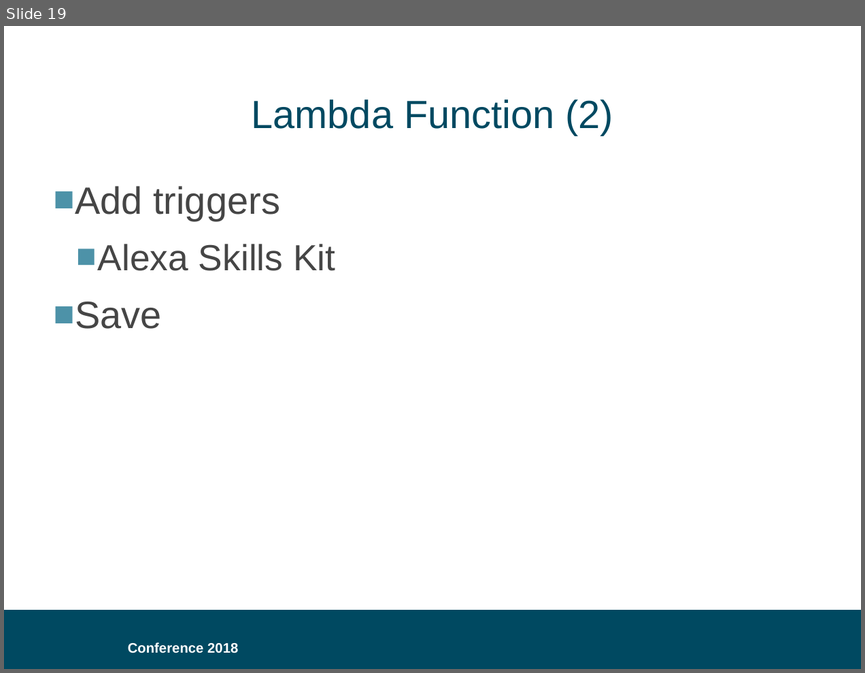
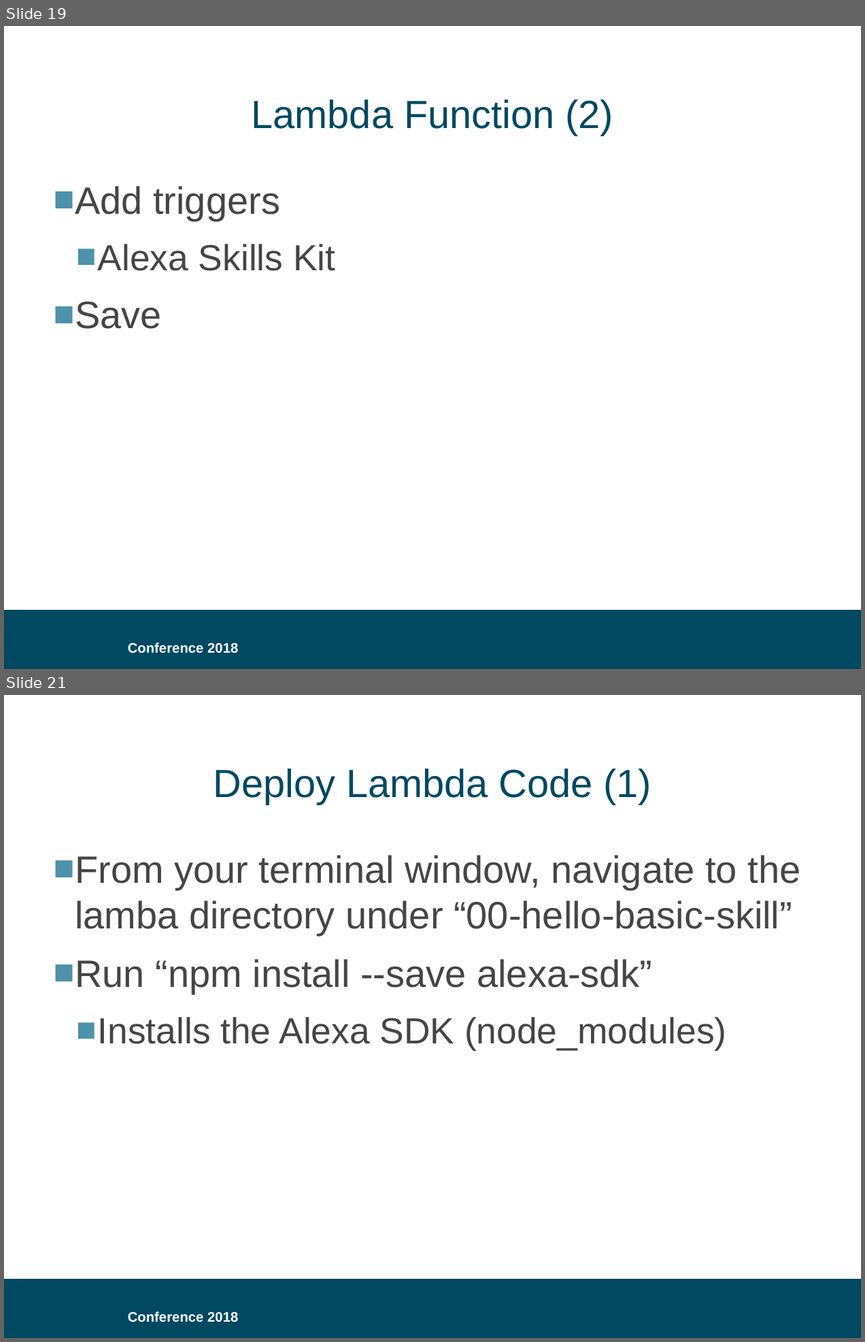
Before and after one commit to bklug/introductory-alexa-workshop, a slide deck: build-an-alexa-skill-for.pptx. Shown one above the other, each under a label of ours: slide 19 before the commit, slides 19 and 21 after it; the slides between them are not shown. The pictures are 865x673 and 865x1342 pixels, drawn with LibreOffice and Linux fonts; fonts in the diff are those of the drawing; background and template pictures are left out. Boxes give left, top, right and bottom in pixels: in the first picture for what was removed or moved away, otherwise in the second. Text is boxed around its words. In the diff, an @@ line names an element or a change of style, - is before the commit and + after.

```diff
--- a/build-an-alexa-skill-for.pptx
+++ b/build-an-alexa-skill-for.pptx
@@ slide 21 added at [4, 695, 861, 1338], background #FFFFFF; not listed: 2 template elements that a slide beside it also shows @@
@@ title added at [213, 768, 652, 804], 33 pt, text #004961 @@
+Deploy Lambda Code (1)
@@ text added at [75, 855, 801, 1050], 32 pt, text #454545 @@
+■ From your terminal window, navigate to the lamba directory under “00-hello-basic-skill”
+■ Run “npm install --save alexa-sdk”
+  ■ Installs the Alexa SDK (node_modules)
```
Also in this commit, not shown: 7 other slides added.
